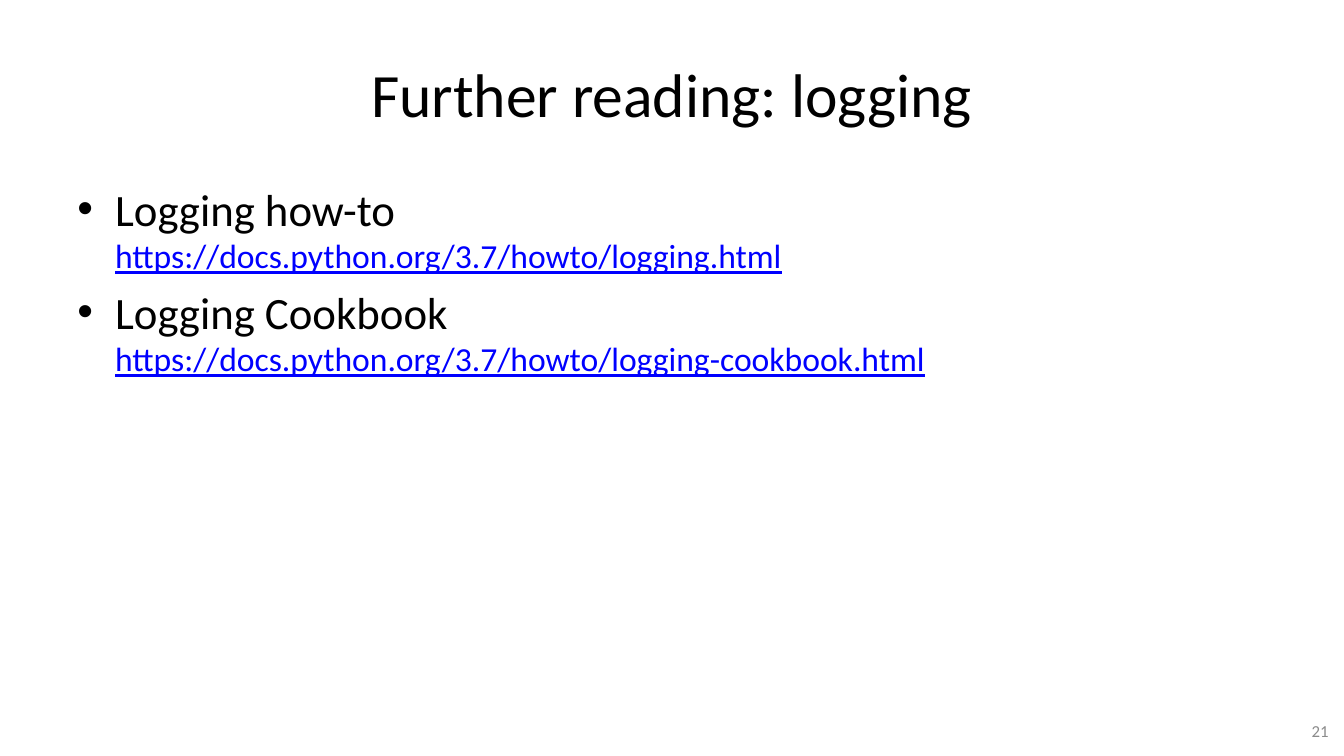
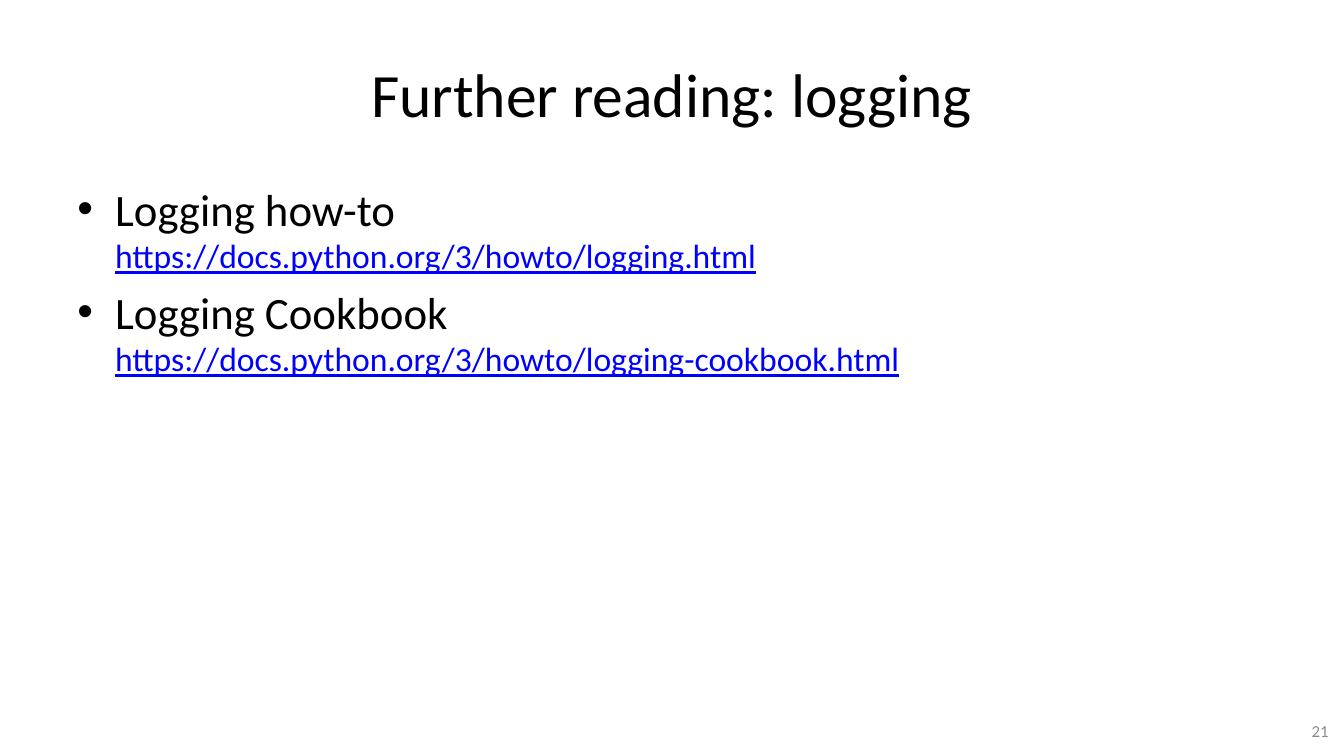
Before and after one commit to gjbex/Python-for-systems-programming, a slide deck: slide 21 of python_for_systems_programming.pptx. Drawn at 1344x756 pixels with LibreOffice and Linux fonts; fonts in the diff are those of the drawing. Boxes give left, top, right and bottom in pixels: in the first picture for what was removed or moved away, otherwise in the second. Text is boxed around its words. In the diff, an @@ line names an element or a change of style, - is before the commit and + after.

Commit message:
Update slides
* fix URL for recent version of Python
* use f-strings rather than format method

```diff
--- a/python_for_systems_programming.pptx
+++ b/python_for_systems_programming.pptx
@@ text at (115,195,899,377): text changed @@
-• Logging how-to
-  https://docs.python.org/3.7/howto/logging.html
-• Logging Cookbook
-  https://docs.python.org/3.7/howto/logging-cookbook.html
+• Logging how-to
+  https://docs.python.org/3/howto/logging.html
+• Logging Cookbook
+  https://docs.python.org/3/howto/logging-cookbook.html
```
Also in this commit, not shown: 6 other slides changed.
